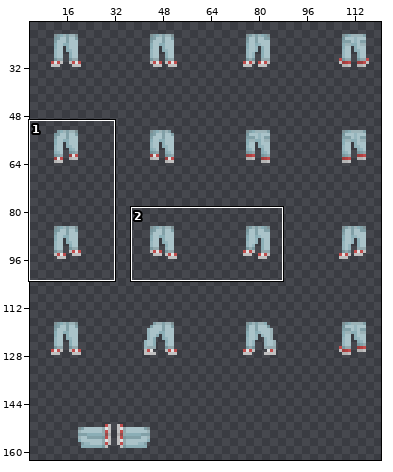
Two states of a sprite sheet, Assets/Content/Items/faded_jeans/faded_jeans.png. Above: a wide view before the commit, with the close-up outlined.
Close-up. Earlier state:
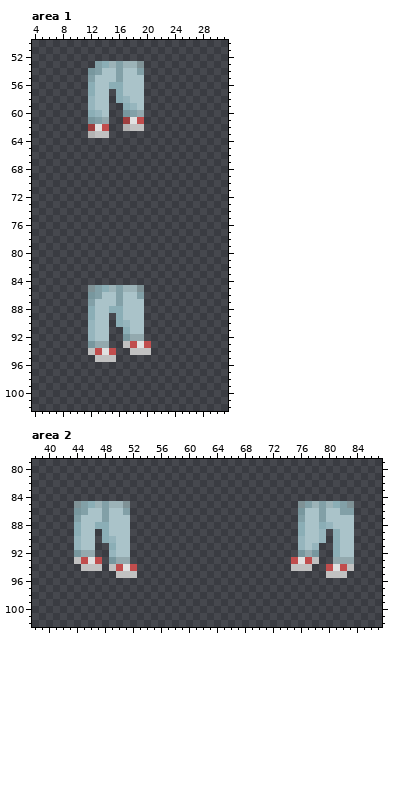
The file is 128x192 pixels. Colours within 5 levels of each other are drawn and written as one. Shown: area 1: x 4..31, y 50..102; area 2: x 38..87, y 79..102. The wide view leaves out empty margins. The commit also changed other parts of the picture, which this record leaves out.
New version:
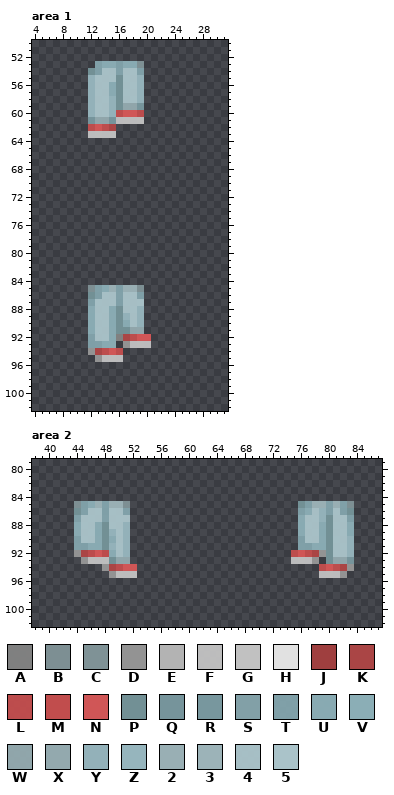
Palette (. is transparent): A #828282f6  B #7f9296f6  C #7f9296  D #969696f6  E #b3b3b3  F #c1c1c1f6  G #c1c1c1  H #e1e1e1  J #9f3f3f  K #ae4545f6  L #c14d4df6  M #c14d4d  N #d55757f6  P #749398f6  Q #78979ef6  R #78979e  S #82a0a7  T #82a3abf6  U #8baeb6f6  V #8baeb6  W #93a9aef6  X #93a9ae  Y #96b5bdf6  Z #96b5bd  2 #9cb3b8f6  3 #9cb3b8  4 #aac3c9f6  5 #aac3c9
The exact change:
Changed rows in their new state; - is an unchanged pixel.
Area 1:
first column x 12:
 53 -TUUTUUB
 54 PT44T44T
 55 Y444P44Y
 56 Y44UP44Y
 57 Y44UP44Y
 58 Y44YP44Y
 59 Y44YPWWQ
 60 Y44YLNNL
 61 QWWQFFFF
 62 LNLK-...
 63 FFFF----
first column x 12:
 85 BTU2T22B-
 86 PT44T44T-
 87 T444T444-
 88 U44UP44Y-
 89 U44UPY4Y-
 90 U44UPU4Y-
 91 U44UPPWW-
 92 T44UAKLNN
 93 TTUU-DFFF
 94 DKLNL-...
 95 -DFFF----
Area 2:
first column x 44:
 85 BTU2T22B------------------------PT22T2TB
 86 PT44T44T------------------------TU4YT4TP
 87 T444T444------------------------U44YP44T
 88 U44UP44Y------------------------U44UP44U
 89 U44UPY4Y------------------------U44UP44U
 90 T44UPU4Y------------------------T44UP44Y
 91 TTUUPY4Y------------------------TTUUP44Y
 92 DKLNLU4Y-----------------------LNLKDP44Y
 93 .DFFFPWW-----------------------FFFD-PWWQ
 94 -...DKLNN----------------------...-LNLKD
 95 -----DFFF--------------------------FFFD-
